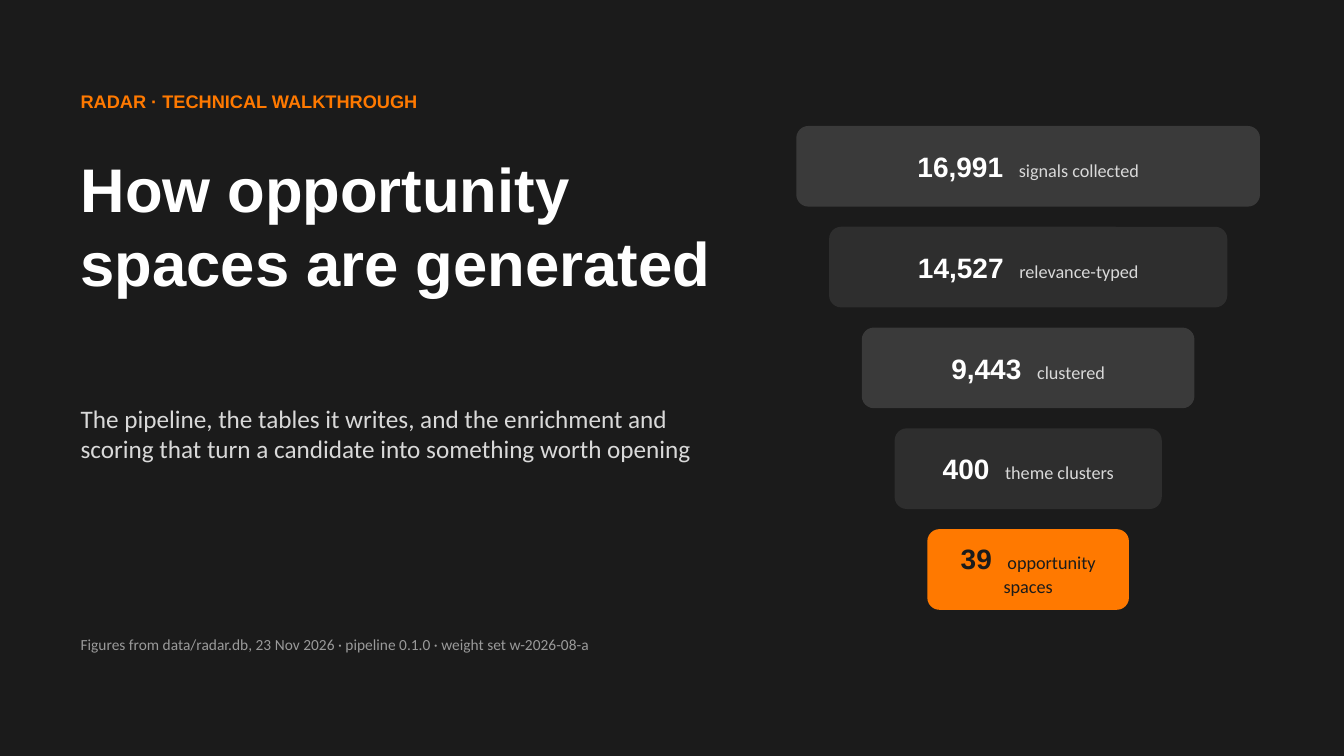
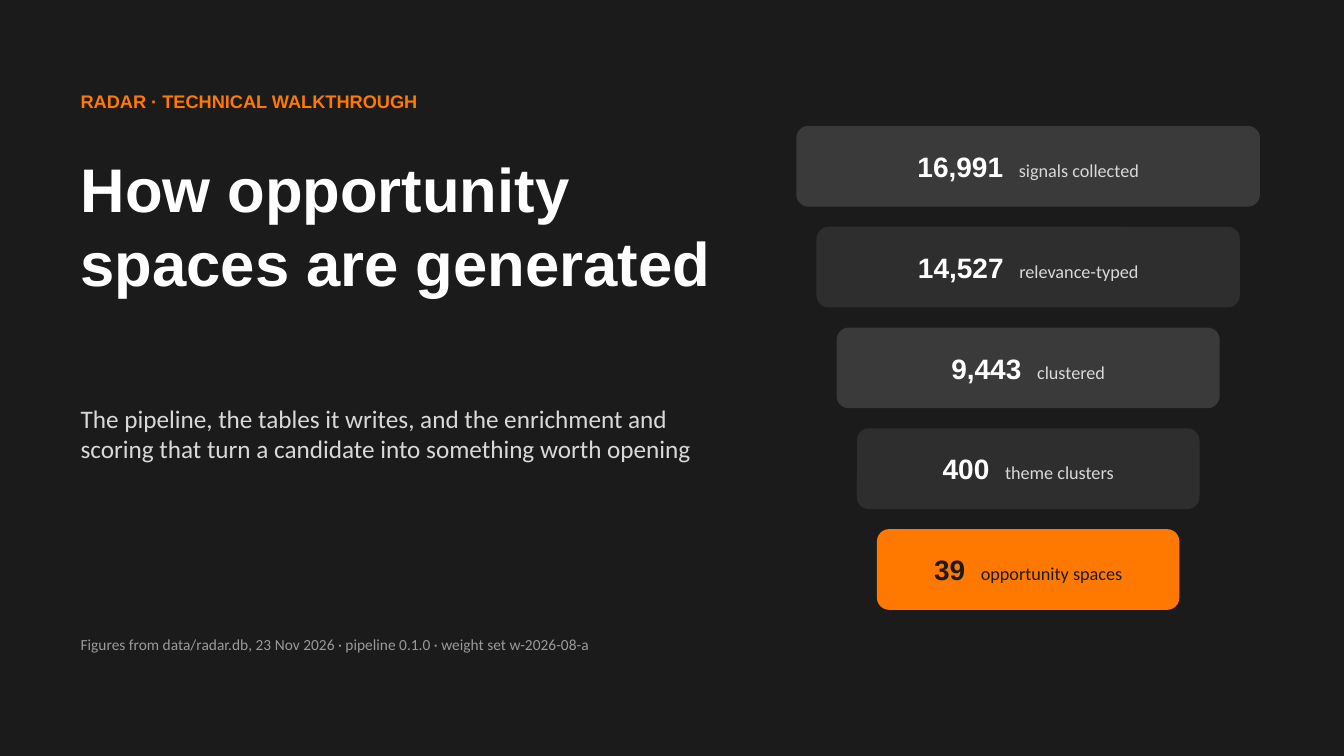
Before and after one commit to stepvda/orange_merge, a slide deck: slide 1 of docs/generation.pptx. Drawn at 1344x756 pixels with LibreOffice and Linux fonts; fonts in the diff are those of the drawing. Boxes give left, top, right and bottom in pixels: in the first picture for what was removed or moved away, otherwise in the second. Text is boxed around its words. In the diff, an @@ line names an element or a change of style, - is before the commit and + after.

```diff
--- a/docs/generation.pptx
+++ b/docs/generation.pptx
@@ rounded rectangle "14,527 relevance-typed" resized from (x1=829, y1=227, x2=1227, y2=308) to (x1=817, y1=227, x2=1240, y2=308) @@
@@ rounded rectangle "9,443 clustered" resized from (x1=862, y1=328, x2=1195, y2=408) to (x1=837, y1=328, x2=1220, y2=408) @@
@@ rounded rectangle "400 theme clusters" resized from (x1=895, y1=429, x2=1163, y2=509) to (x1=857, y1=429, x2=1200, y2=509) @@
@@ rounded rectangle "39 opportunity spaces" resized from (x1=928, y1=529, x2=1129, y2=610) to (x1=877, y1=529, x2=1180, y2=610) @@
```
Also in this commit, not shown: 9 other slides changed, 2 other files.
